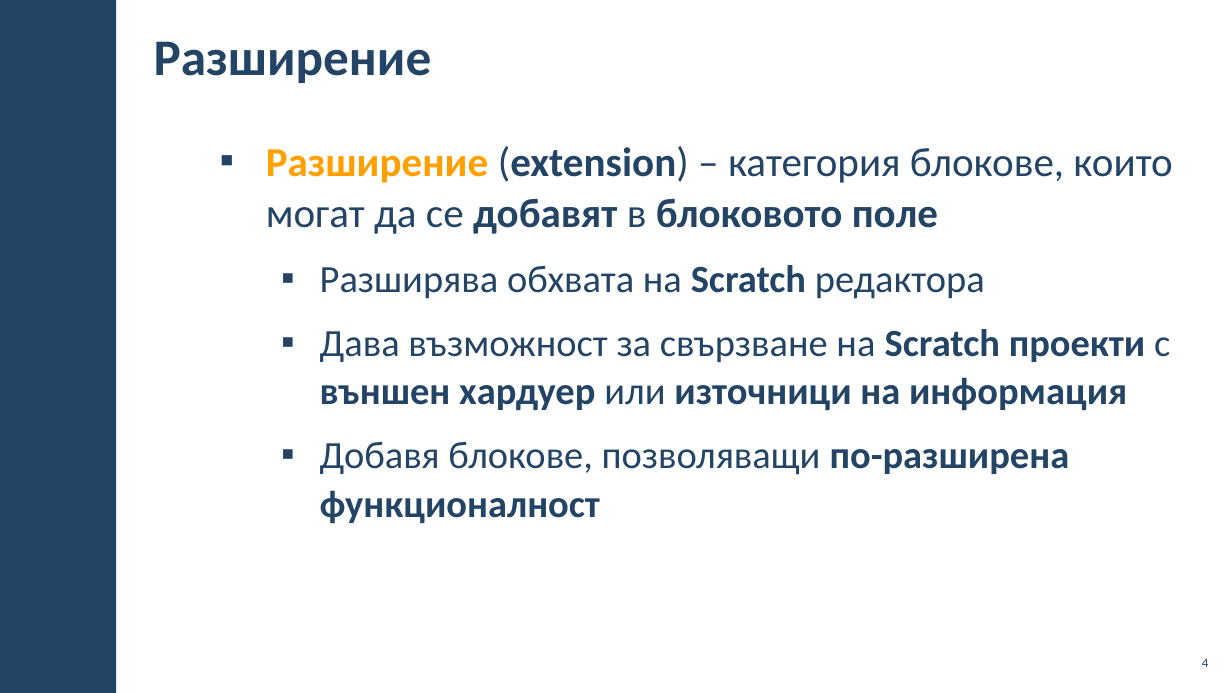
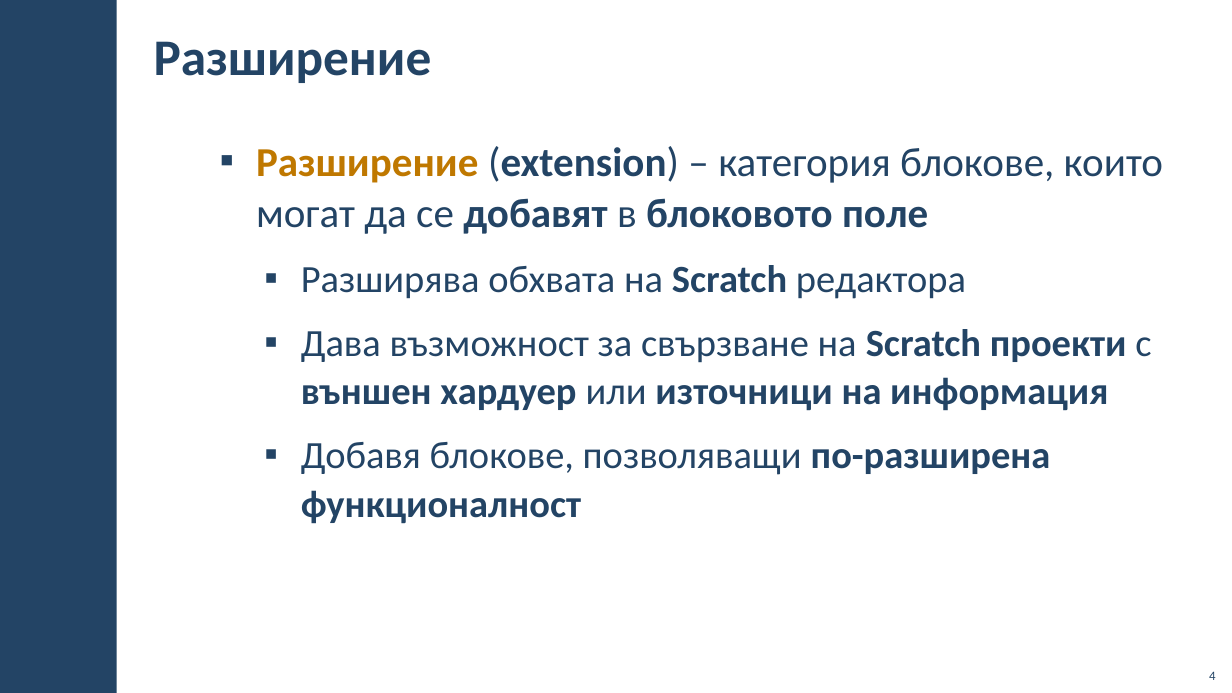
Before and after one commit to BG-IT-Edu/School-Programming, a slide deck: slide 4 of Courses/Computer-Modeling-and-IT/Computer-Modeling-and-IT-5-Class/18-Drawing-Figures/18-Drawing-Figures.pptx. Drawn at 1232x693 pixels with LibreOffice and Linux fonts; fonts in the diff are those of the drawing; background and template pictures are left out. Boxes give left, top, right and bottom in pixels: in the first picture for what was removed or moved away, otherwise in the second. Text is boxed around its words. In the diff, an @@ line names an element or a change of style, - is before the commit and + after.

```diff
--- a/Courses/Computer-Modeling-and-IT/Computer-Modeling-and-IT-5-Class/18-Drawing-Figures/18-Drawing-Figures.pptx
+++ b/Courses/Computer-Modeling-and-IT/Computer-Modeling-and-IT-5-Class/18-Drawing-Figures/18-Drawing-Figures.pptx
@@ text "Разширение (extension) – категория блокове, ..." at (256, 146, 1163, 524): text colour #FFA000 to #BF7800 in "Разширение"; indent changed @@
@@ page number: place and size @@
-page number at (1202, 658, 1208, 667)
+page number at (1209, 671, 1215, 680)
@@ page number at (1209, 671, 1215, 680): vertical alignment middle to bottom @@
```
Also in this commit, not shown: 12 other slides changed, 3 slides added, 3 slides removed, 5 other files.
